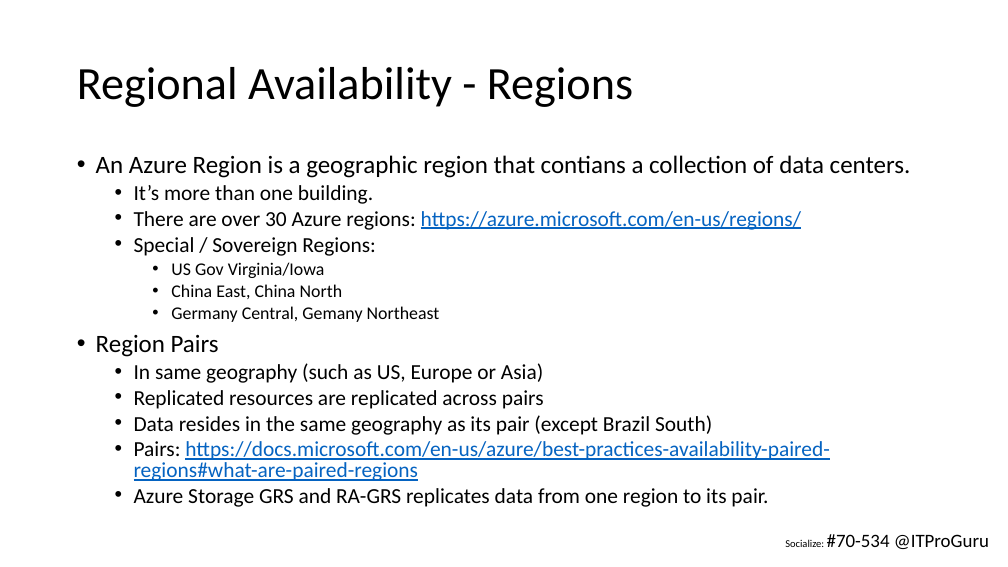
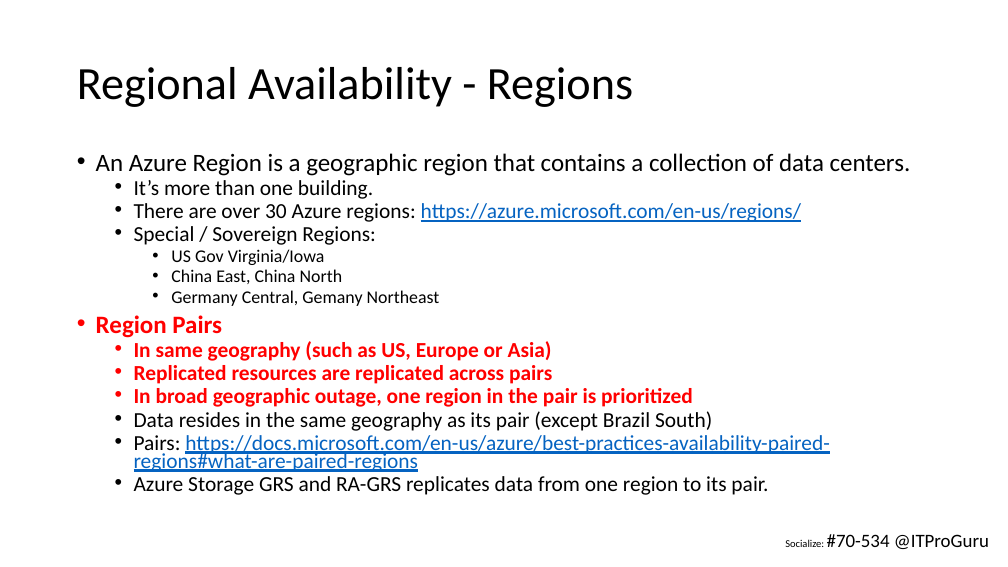
Before and after one commit to michaelsrichter/70534ExamPrep, a slide deck: slide 48 of Decks/70-534_NYC_Compute_Arch_Final.pptx. Drawn at 1008x567 pixels with LibreOffice and Linux fonts; fonts in the diff are those of the drawing. Boxes give left, top, right and bottom in pixels: in the first picture for what was removed or moved away, otherwise in the second. Text is boxed around its words. In the diff, an @@ line names an element or a change of style, - is before the commit and + after.

```diff
--- a/Decks/70-534_NYC_Compute_Arch_Final.pptx
+++ b/Decks/70-534_NYC_Compute_Arch_Final.pptx
@@ text at box(96, 153, 911, 176): text changed @@
-• An Azure Region is a geographic region that contians a collection of data centers.
+• An Azure Region is a geographic region that contains a collection of data centers.
@@ text at box(96, 180, 829, 495): text colour #000000 to #FF0000, bold on in "Region Pairs", "In same geography (such as US, Europe ...", "Replicated resources are replicated across pairs"; line spacing 0.8 to 0.7 @@
@@ text at box(134, 388, 693, 407): paragraph added @@
+  • In broad geographic outage, one region in the pair is prioritized
```
Also in this commit, not shown: 26 other slides changed.
